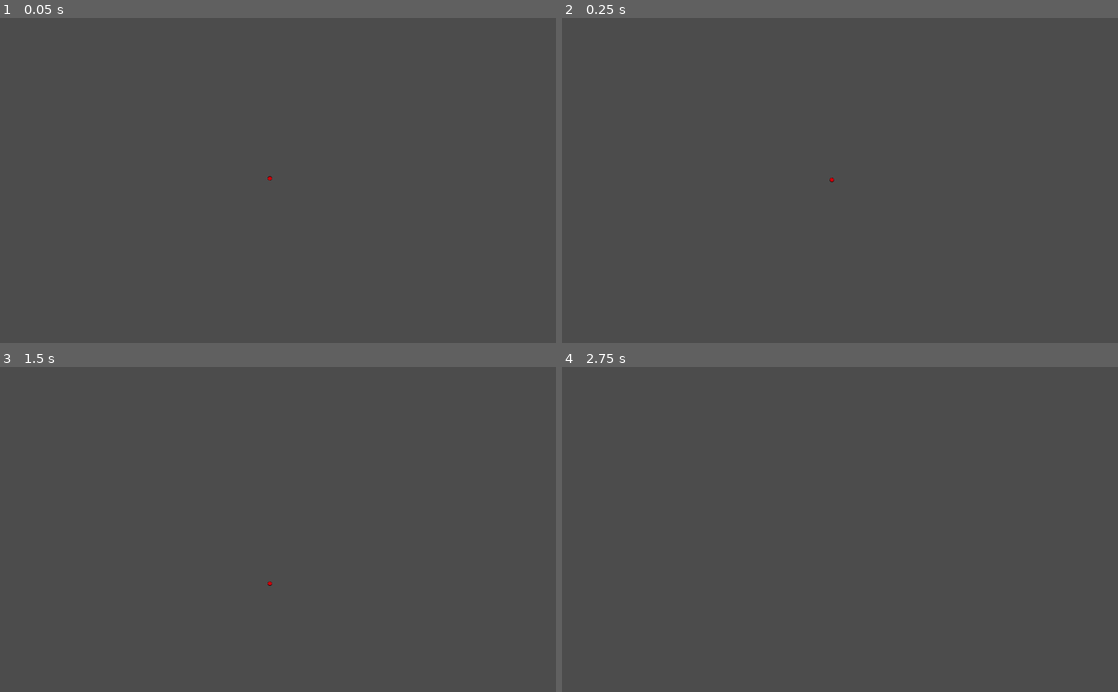
Above: before the commit, frames 1-4 (two rows, left to right).
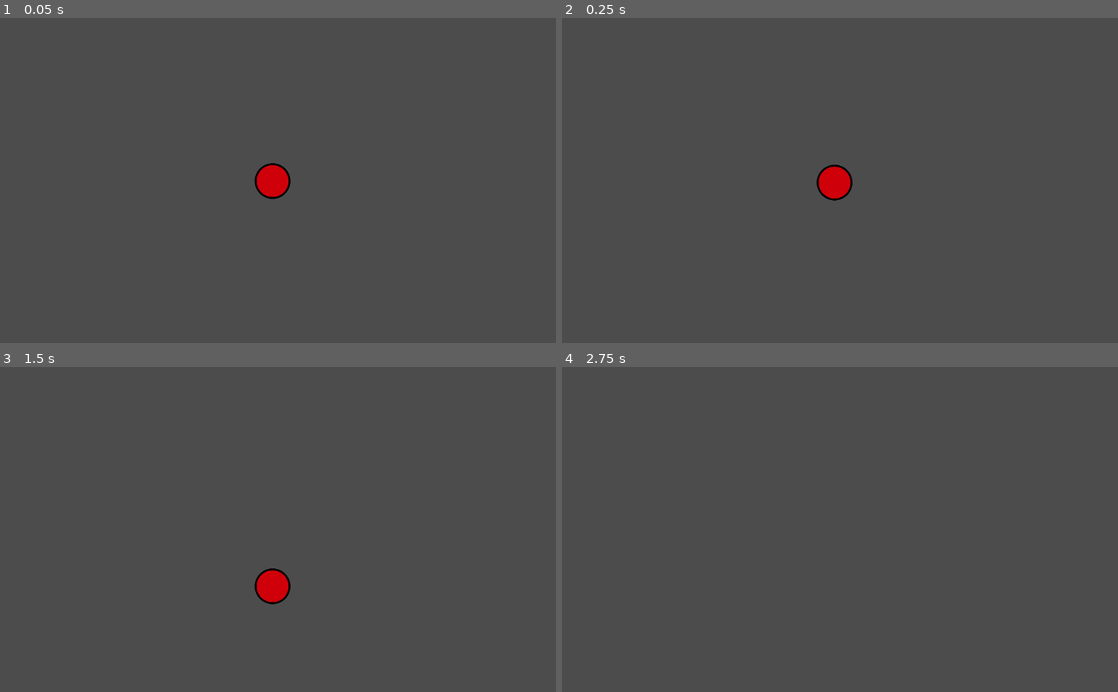
Above: after the commit, the same moments.

Repository: nratliff2078/DinoPinkTruck
Game: Godot game, scene res://scenes/Enemy.tscn
Same seed, same stepped clock (60 frames per second), same inputs: the game is played once before the commit and once after it. This scene is started directly instead of the project's main scene.
Inputs:
- Up to frame 1 (0.05 s): no input
- Up to frame 2 (0.25 s): no input
- Up to frame 3 (1.5 s): no input
- Up to frame 4 (2.75 s): no input

The runs differ from the first frame. In frame 1, 0.6% of the frame differs, in the area x 45-53%, y 44-56%; in frame 2, 0.6%; in frame 3, 0.6%; in frame 4, nothing differs.

Commit message:
Update Enemy.tscn

Diff:
--- a/DinkPinkTruck/scenes/Enemy.tscn
+++ b/DinkPinkTruck/scenes/Enemy.tscn
@@ -3,14 +3,16 @@
 [ext_resource path="res://images/enemy.png" type="Texture" id=1]
 
 [sub_resource type="CircleShape2D" id=1]
-radius = 4.0
+radius = 33.0151
 
 [node name="Enemy" type="RigidBody2D"]
 position = Vector2( 497, 296 )
 
 [node name="Sprite" type="Sprite" parent="."]
-scale = Vector2( 0.0273038, 0.0273038 )
+position = Vector2( 5.00001, 5.00001 )
+scale = Vector2( 0.225256, 0.225256 )
 texture = ExtResource( 1 )
 
 [node name="CollisionShape2D" type="CollisionShape2D" parent="."]
+position = Vector2( 5, 5 )
 shape = SubResource( 1 )
